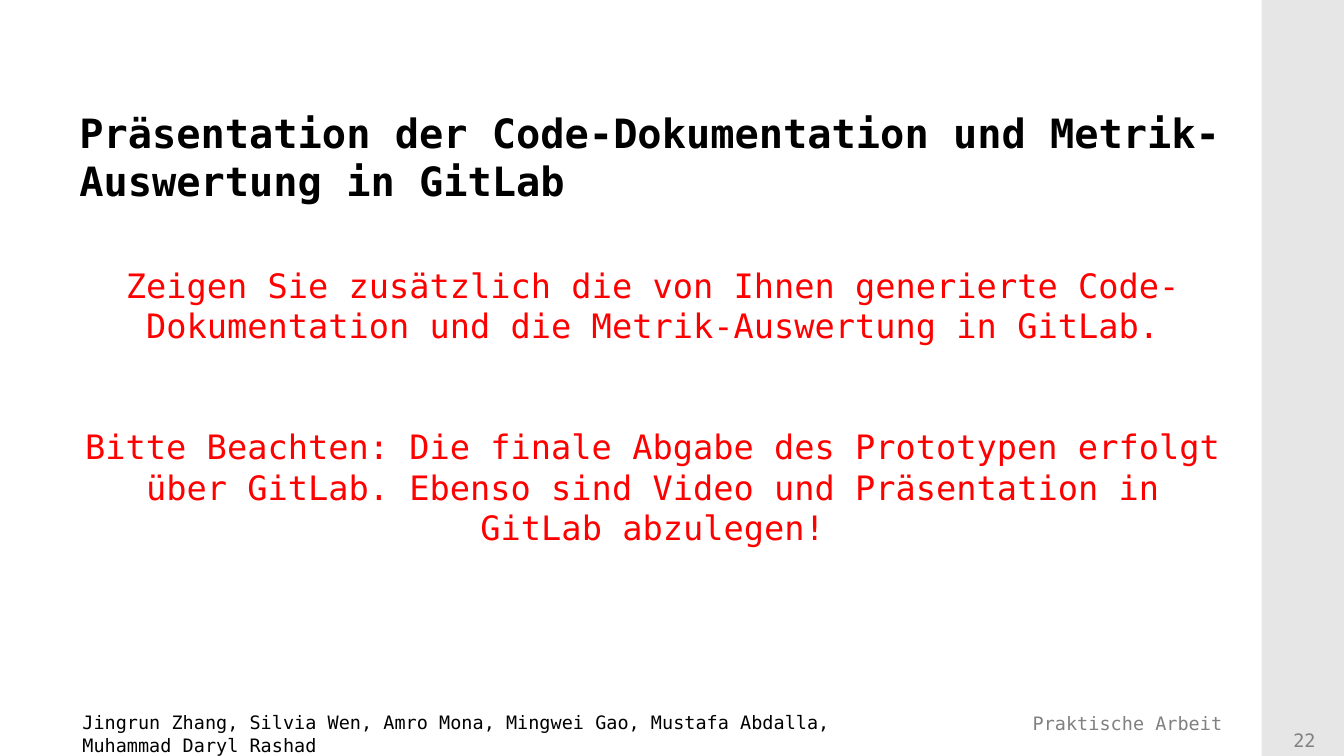
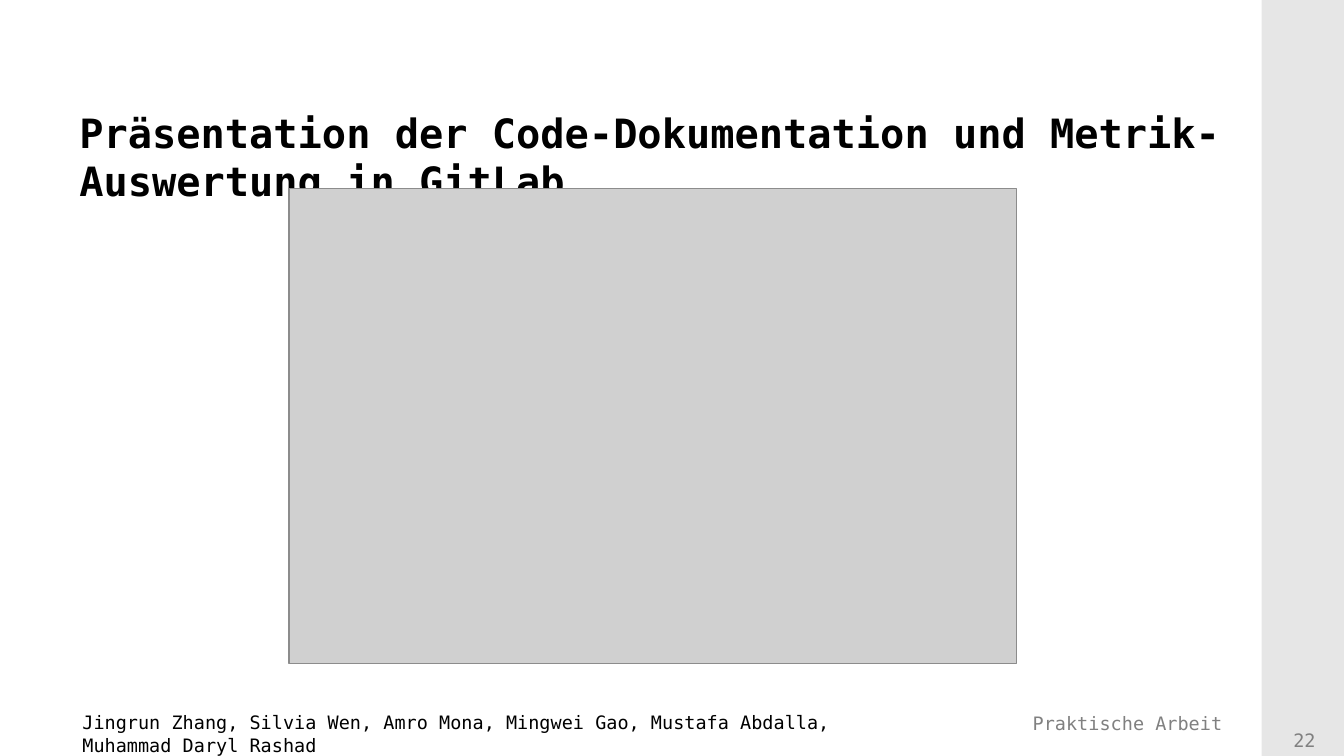
Before and after one commit to Mufasaxi/SimpleBank, a slide deck: slide 22 of prototype/Praesentation_Vorlage_OOP_2023_2_OOP.pptx. Drawn at 1344x756 pixels with LibreOffice and Linux fonts; fonts in the diff are those of the drawing; grey boxes stand for pictures; background and template pictures are left out. Boxes give left, top, right and bottom in pixels: in the first picture for what was removed or moved away, otherwise in the second. Text is boxed around its words. In the diff, an @@ line names an element or a change of style, - is before the commit and + after.

```diff
--- a/prototype/Praesentation_Vorlage_OOP_2023_2_OOP.pptx
+++ b/prototype/Praesentation_Vorlage_OOP_2023_2_OOP.pptx
@@ picture added at bbox=[289, 189, 1016, 664] @@
@@ text removed at bbox=[85, 272, 1220, 547] @@
-Zeigen Sie zusätzlich die von Ihnen generierte Code-Dokumentation und die Metrik-Auswertung in GitLab.
-Bitte Beachten: Die finale Abgabe des Prototypen erfolgt über GitLab. Ebenso sind Video und Präsentation in GitLab abzulegen!
```
Also in this commit, not shown: 8 other slides changed, 2 slides added, 10 other files.
